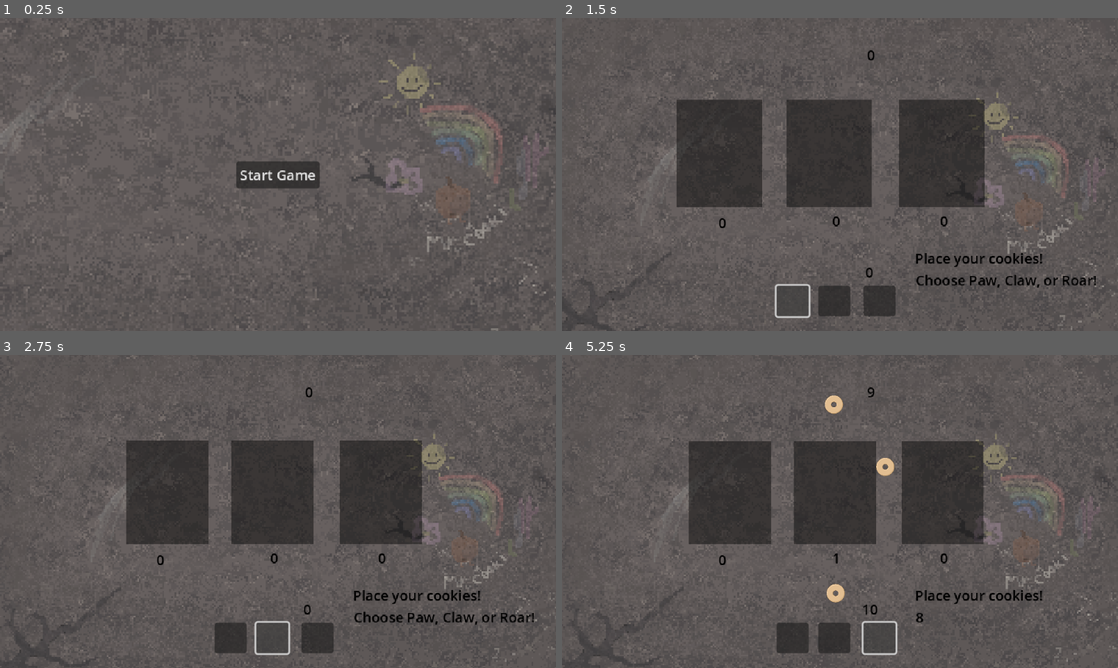
Above: before the commit, frames 1-4 (two rows, left to right).
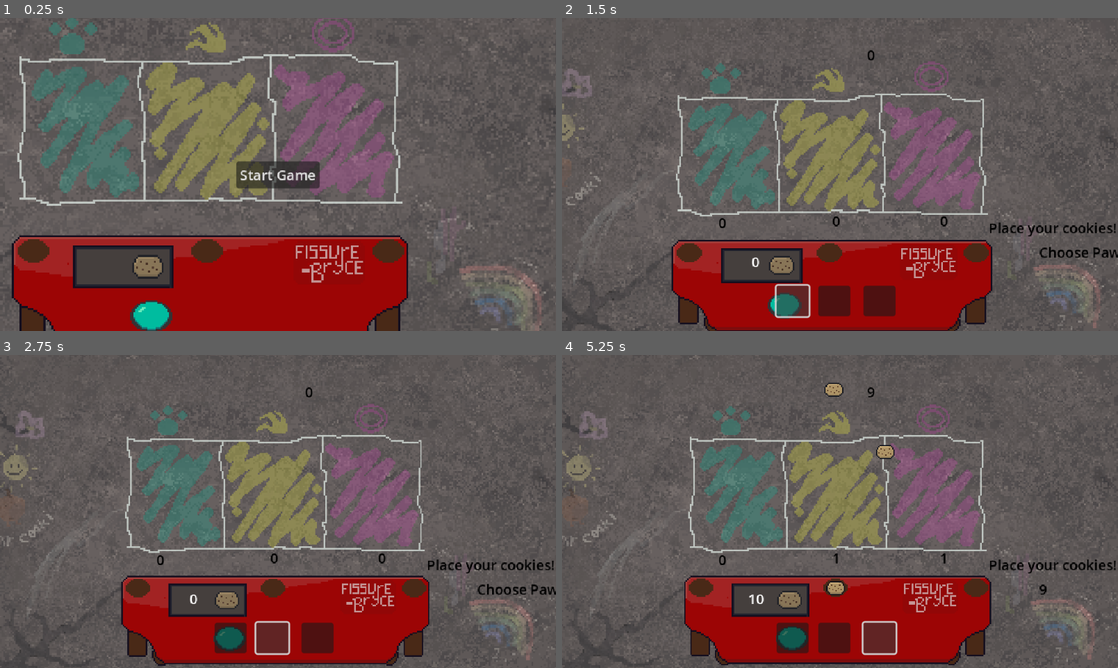
Above: after the commit, the same moments.

Repository: Sooshimi/golden-biscuit
Game: Godot game, scene res://scenes/battle_screen.tscn
Same seed, same stepped clock (60 frames per second), same inputs: the game is played once before the commit and once after it.
Inputs (mouse positions are in pixels of both pictures, inside the frame that each line leads up to):
- Up to frame 1 (0.25 s): no input
- Up to frame 2 (1.5 s): click "Start Game" at 0.5 s; click (789, 299) at 1.25 s
- Up to frame 3 (2.75 s): click (272, 636) at 2 s
- Up to frame 4 (5.25 s): click (878, 636) at 2.75 s; click (789, 636) at 3.5 s; click (834, 636) at 4.25 s; click (878, 636) at 5 s

The runs differ from the first frame. In frame 1, 41% of the frame differs, in the area x 0-98%, y 0-100%; in frame 2, 37%; in frame 3, 35%; in frame 4, 35%.

Commit message:
Add new UI assets and update battle and cookie scenes
Added new image assets for background, buttons, and panels. Updated battle_screen.tscn to use new textures, repositioned UI elements, and added new Sprite2D nodes for buttons. Modified cookie.tscn to use a new biscuit texture and capsule collision shape. Adjusted timer display logic in battle_screen.gd to improve countdown accuracy.

Diff:
--- a/scenes/battle_screen.tscn
+++ b/scenes/battle_screen.tscn
@@ -1,7 +1,6 @@
-[gd_scene load_steps=13 format=3 uid="uid://brayl5720tpcc"]
+[gd_scene load_steps=17 format=3 uid="uid://brayl5720tpcc"]
 
 [ext_resource type="Script" uid="uid://bqrq0kk8352e" path="res://scripts/battle_screen/battle_screen.gd" id="1_jkca0"]
-[ext_resource type="Texture2D" uid="uid://duofnf5orc3hp" path="res://assets/arena_floor_background.png" id="2_jkca0"]
 [ext_resource type="AudioStream" uid="uid://ds24siwhetrtm" path="res://audio/Music/main_loop.mp3" id="2_jwmpd"]
 [ext_resource type="AudioStream" uid="uid://da5ea5n085l6m" path="res://audio/SFX/Atmosphere/atmos_background.mp3" id="3_6lb5u"]
 [ext_resource type="AudioStream" uid="uid://b228jitbdrhh5" path="res://audio/SFX/stings/enter_ring_start_game.mp3" id="4_jwmpd"]
@@ -10,9 +9,14 @@
 [ext_resource type="AudioStream" uid="uid://bct00visjud2s" path="res://audio/SFX/objects/ticking_increment.mp3" id="7_vehr2"]
 [ext_resource type="AudioStream" uid="uid://d1scn5gk2irh6" path="res://audio/SFX/objects/button_press_1.mp3" id="8_ikkpg"]
 [ext_resource type="AudioStream" uid="uid://d4g4d1o8qvydb" path="res://audio/SFX/objects/button_press_3.mp3" id="9_lskjy"]
+[ext_resource type="Texture2D" uid="uid://3h3ohgg8qrbq" path="res://assets/Gravel_Background_V2.png" id="10_ikkpg"]
+[ext_resource type="Texture2D" uid="uid://cg38s2l0yinn5" path="res://assets/Chalk_area_PCR_Scribbles1.png" id="11_lskjy"]
+[ext_resource type="Texture2D" uid="uid://uwi4qti11bga" path="res://assets/panel_1.png" id="11_qm3lx"]
+[ext_resource type="Texture2D" uid="uid://oktq0wjvjpw4" path="res://assets/Rock_button_green.png" id="13_81rp5"]
+[ext_resource type="Texture2D" uid="uid://di3glr466vgou" path="res://assets/paper_button_yellow.png" id="14_20e4q"]
 
 [sub_resource type="RectangleShape2D" id="RectangleShape2D_jkca0"]
-size = Vector2(93.1875, 118.75)
+size = Vector2(102.594, 118.75)
 
 [sub_resource type="CircleShape2D" id="CircleShape2D_jkca0"]
 radius = 21.0
@@ -78,19 +82,21 @@
 offset_top = -3.0
 offset_right = 644.0
 offset_bottom = 395.0
-texture = ExtResource("2_jkca0")
+texture = ExtResource("10_ikkpg")
 expand_mode = 1
 stretch_mode = 4
 
 [node name="BetArea" type="Node2D" parent="."]
 
 [node name="PawArea" type="Area2D" parent="BetArea"]
-position = Vector2(193, 158)
+position = Vector2(199, 161)
 
 [node name="CollisionShape2D" type="CollisionShape2D" parent="BetArea/PawArea"]
+position = Vector2(4.70313, 0)
 shape = SubResource("RectangleShape2D_jkca0")
 
 [node name="ColorRect" type="ColorRect" parent="BetArea/PawArea"]
+visible = false
 anchors_preset = 8
 anchor_left = 0.5
 anchor_top = 0.5
@@ -111,9 +117,11 @@
 position = Vector2(315, 158)
 
 [node name="CollisionShape2D" type="CollisionShape2D" parent="BetArea/ClawArea"]
+position = Vector2(-1, 3)
 shape = SubResource("RectangleShape2D_jkca0")
 
 [node name="ColorRect" type="ColorRect" parent="BetArea/ClawArea"]
+visible = false
 anchors_preset = 8
 anchor_left = 0.5
 anchor_top = 0.5
@@ -134,9 +142,11 @@
 position = Vector2(438, 158)
 
 [node name="CollisionShape2D" type="CollisionShape2D" parent="BetArea/RoarArea"]
+position = Vector2(-11, 3)
 shape = SubResource("RectangleShape2D_jkca0")
 
 [node name="ColorRect" type="ColorRect" parent="BetArea/RoarArea"]
+visible = false
 anchors_preset = 8
 anchor_left = 0.5
 anchor_top = 0.5
@@ -174,11 +184,10 @@
 offset_bottom = 343.0
 
 [node name="PlayerCookieCounter" type="Label" parent="UI"]
-modulate = Color(0, 0, 0, 1)
-offset_left = 329.0
-offset_top = 281.0
-offset_right = 380.0
-offset_bottom = 306.0
+offset_left = 198.0
+offset_top = 269.0
+offset_right = 249.0
+offset_bottom = 294.0
 text = "0"
 horizontal_alignment = 1
 
@@ -231,31 +240,31 @@
 offset_bottom = 67.0
 
 [node name="PlayerCookieSpawnArea" type="Area2D" parent="UI"]
-position = Vector2(315, 274)
+position = Vector2(315, 268)
 
 [node name="CollisionShape2D" type="CollisionShape2D" parent="UI/PlayerCookieSpawnArea"]
 shape = SubResource("CircleShape2D_jkca0")
 
 [node name="EnemyCookieSpawnArea" type="Area2D" parent="UI"]
-position = Vector2(313, 57)
+position = Vector2(313, 40)
 
 [node name="CollisionShape2D" type="CollisionShape2D" parent="UI/EnemyCookieSpawnArea"]
 shape = SubResource("CircleShape2D_jkca0")
 
 [node name="BetPhaseLabel" type="Label" parent="UI"]
 modulate = Color(0, 0, 0, 1)
-offset_left = 406.0
-offset_top = 265.0
-offset_right = 554.0
-offset_bottom = 288.0
+offset_left = 491.0
+offset_top = 230.0
+offset_right = 639.0
+offset_bottom = 253.0
 text = "Place your cookies!"
 
 [node name="TimerLabel" type="Label" parent="UI"]
 modulate = Color(0, 0, 0, 1)
-offset_left = 407.0
-offset_top = 290.0
-offset_right = 447.0
-offset_bottom = 313.0
+offset_left = 549.0
+offset_top = 258.0
+offset_right = 589.0
+offset_bottom = 281.0
 
 [node name="BetPhaseTimer" type="Timer" parent="."]
 wait_time = 10.0
@@ -264,6 +273,43 @@
 [node name="ResultTimer" type="Timer" parent="."]
 wait_time = 3.0
 one_shot = true
+
+[node name="BetAreaChalk" type="TextureRect" parent="."]
+offset_left = 12.0
+offset_top = 6.0
+offset_right = 613.0
+offset_bottom = 366.0
+texture = ExtResource("11_lskjy")
+stretch_mode = 4
+
+[node name="PlayerPanel" type="TextureRect" parent="."]
+offset_left = 35.0
+offset_top = 252.0
+offset_right = 598.0
+offset_bottom = 407.0
+texture = ExtResource("11_qm3lx")
+stretch_mode = 4
+
+[node name="PawButton" type="Sprite2D" parent="."]
+position = Vector2(265, 326)
+scale = Vector2(1.5, 1.5)
+texture = ExtResource("13_81rp5")
+region_enabled = true
+region_rect = Rect2(103, 36, 25, 19)
+
+[node name="ClawButton" type="Sprite2D" parent="."]
+position = Vector2(265, 326)
+scale = Vector2(1.5, 1.5)
+texture = ExtResource("14_20e4q")
+region_enabled = true
+region_rect = Rect2(147, 36, 25, 19)
+
+[node name="PawButton3" type="Sprite2D" parent="."]
+position = Vector2(265, 326)
+scale = Vector2(1.5, 1.5)
+texture = ExtResource("13_81rp5")
+region_enabled = true
+region_rect = Rect2(103, 36, 25, 19)
 
 [node name="GameOver" type="CanvasLayer" parent="."]
 visible = false
--- a/scenes/cookie.tscn
+++ b/scenes/cookie.tscn
@@ -1,27 +1,30 @@
 [gd_scene load_steps=5 format=3 uid="uid://fc4yacs1tuot"]
 
-[ext_resource type="Texture2D" uid="uid://ccxjrnt2xthw4" path="res://assets/donut.png" id="1_i5c4t"]
 [ext_resource type="Script" uid="uid://eff2113j5yd6" path="res://scripts/cookie.gd" id="1_yys3m"]
+[ext_resource type="Texture2D" uid="uid://bu11ua8ubdb2b" path="res://assets/biscuit_1.png" id="2_2rrt0"]
 [ext_resource type="AudioStream" uid="uid://bfkqa0cecxndi" path="res://audio/SFX/objects/bisc_throw.mp3" id="3_2rrt0"]
 
-[sub_resource type="CircleShape2D" id="CircleShape2D_i5c4t"]
-radius = 11.0
+[sub_resource type="CapsuleShape2D" id="CapsuleShape2D_on5vl"]
+radius = 8.0
+height = 22.0
 
 [node name="Cookie" type="RigidBody2D"]
 gravity_scale = 0.0
 script = ExtResource("1_yys3m")
 
 [node name="Sprite2D" type="Sprite2D" parent="."]
-scale = Vector2(0.08, 0.08)
-texture = ExtResource("1_i5c4t")
+scale = Vector2(1.335, 1.335)
+texture = ExtResource("2_2rrt0")
 
 [node name="CollisionShape2D" type="CollisionShape2D" parent="."]
-shape = SubResource("CircleShape2D_i5c4t")
+rotation = 1.5708
+shape = SubResource("CapsuleShape2D_on5vl")
 
 [node name="Area2D" type="Area2D" parent="."]
 
-[node name="CollisionShape2D2" type="CollisionShape2D" parent="Area2D"]
-shape = SubResource("CircleShape2D_i5c4t")
+[node name="CollisionShape2D" type="CollisionShape2D" parent="Area2D"]
+rotation = 1.5708
+shape = SubResource("CapsuleShape2D_on5vl")
 
 [node name="CookieThrowDelayTimer" type="Timer" parent="."]
 one_shot = true
--- a/scripts/battle_screen/battle_screen.gd
+++ b/scripts/battle_screen/battle_screen.gd
@@ -51,7 +51,7 @@
 	$MainMenuMusic.play()
 
 func _process(delta) -> void:
-	timer_label.text = str(int(bet_phase_timer.time_left))
+	timer_label.text = str(int(bet_phase_timer.time_left + 1))
 
 	if bet_phase_timer.time_left == 0:
 		timer_label.text = "Choose Paw, Claw, or Roar!"
Binary file added: assets/Chalk_area_PCR_Scribbles1.png
Not shown, added: assets/Chalk_area_PCR_Scribbles1.png.import
Binary file added: assets/Enemy_Panel_Purple1.png
Not shown, added: assets/Enemy_Panel_Purple1.png.import
Binary file added: assets/Gravel_Background_V2.png
Not shown, added: assets/Gravel_Background_V2.png.import
Binary file added: assets/Rock_button_green.png
Not shown, added: assets/Rock_button_green.png.import
Binary file added: assets/Scissors_button_pink.png
Not shown, added: assets/Scissors_button_pink.png.import
